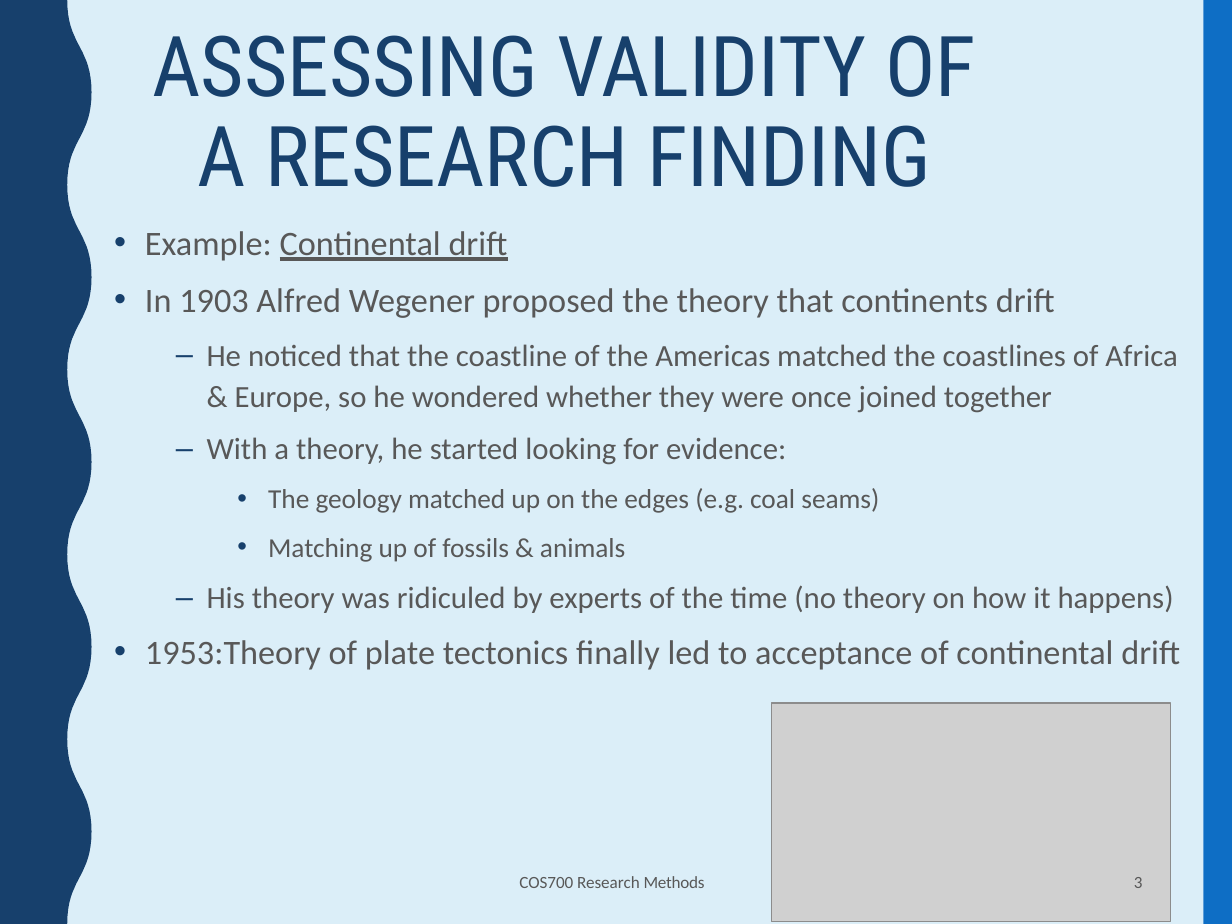
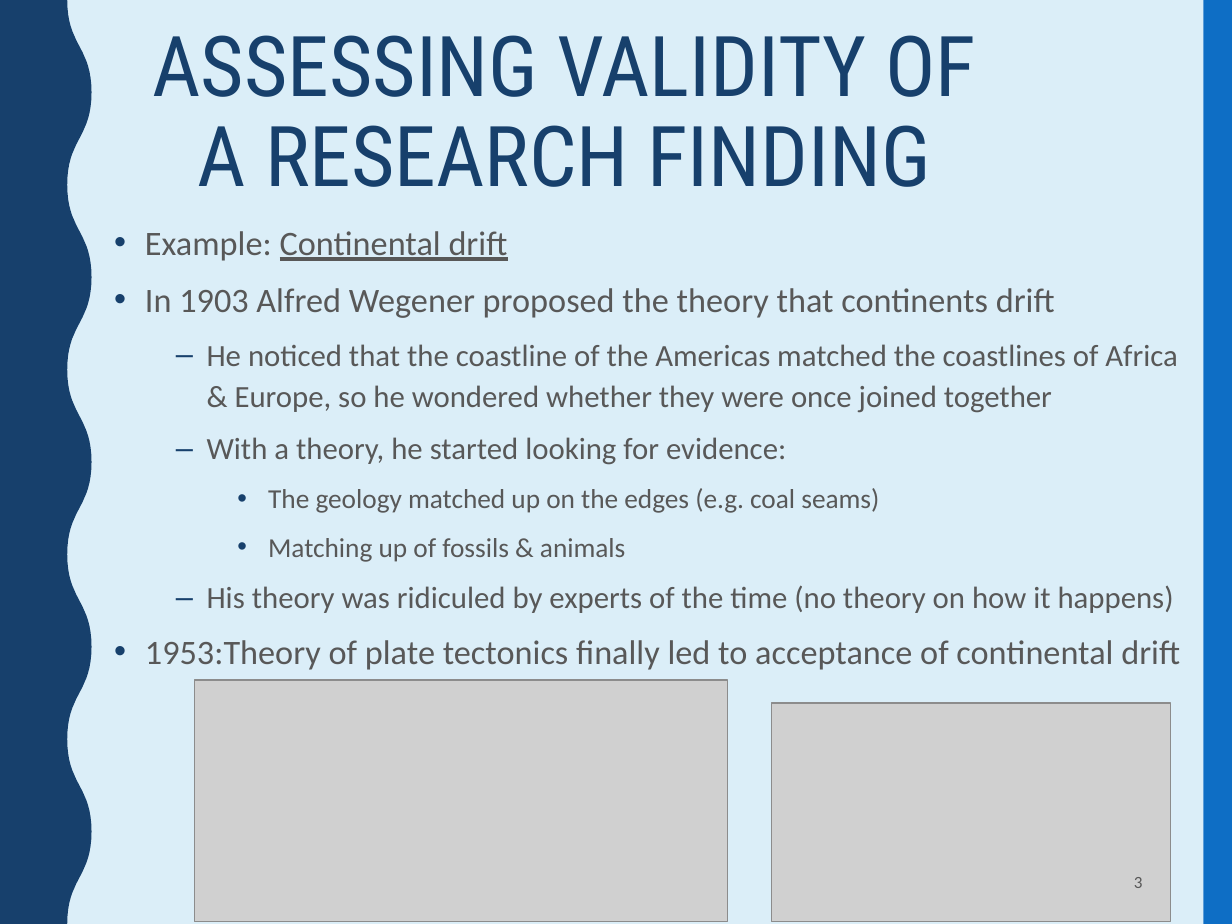
Before and after one commit to Jano-Esterhuizen/VisionAI, a slide deck: slide 3 of uploads/Test.pptx. Drawn at 1232x924 pixels with LibreOffice and Linux fonts; fonts in the diff are those of the drawing; grey boxes stand for pictures. Boxes give left, top, right and bottom in pixels: in the first picture for what was removed or moved away, otherwise in the second. Text is boxed around its words. In the diff, an @@ line names an element or a change of style, - is before the commit and + after.

```diff
--- a/uploads/Test.pptx
+++ b/uploads/Test.pptx
@@ picture added at box(195, 680, 728, 922) @@
@@ text removed at box(519, 876, 705, 888) @@
-COS700 Research Methods
```
Also in this commit, not shown: 2 other slides changed, 6 other files.
